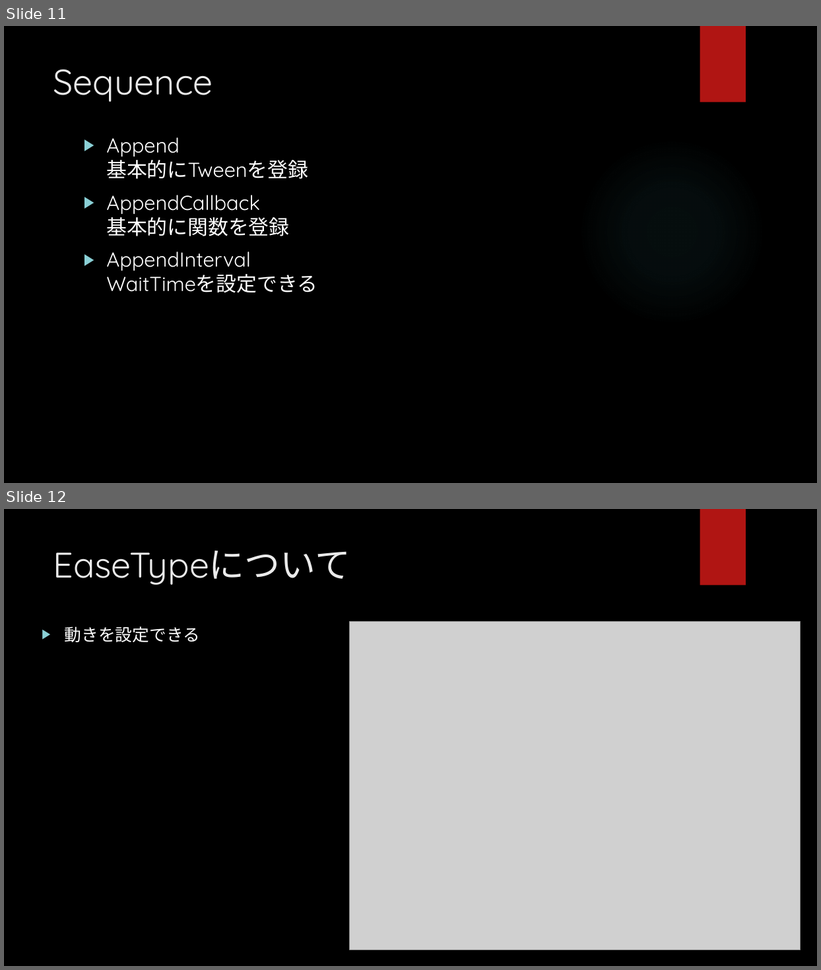
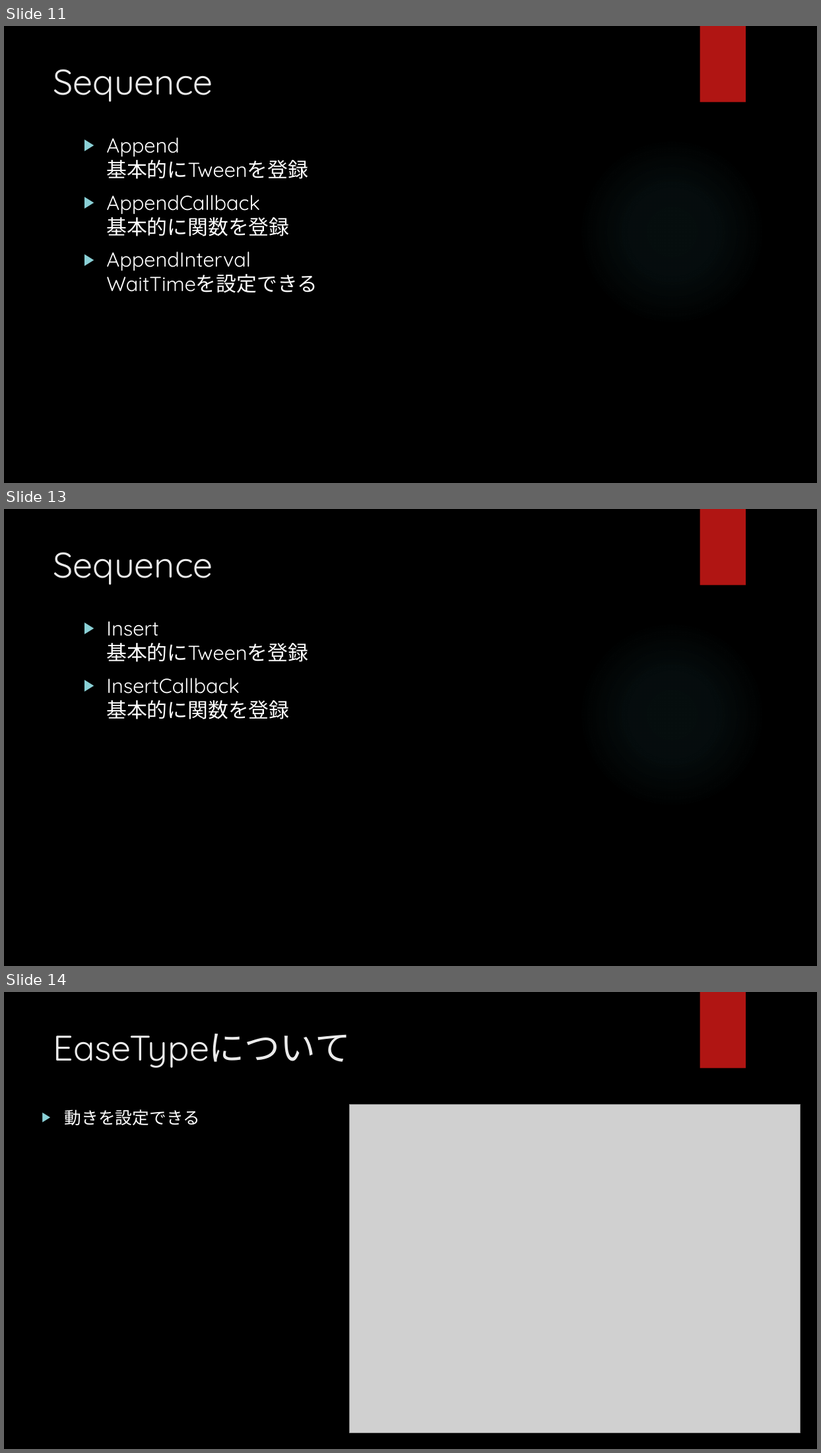
Before and after one commit to hopesnow/Study, a slide deck: RHStudy/Documents/プレゼンテーション1.pptx. Shown one above the other, each under a label of ours: slides 11 and 12 before the commit, slides 11, 13 and 14 after it; the slides between them are not shown. The pictures are 821x970 and 821x1453 pixels, drawn with LibreOffice and Linux fonts; fonts in the diff are those of the drawing; grey boxes stand for pictures; background and template pictures are left out. Boxes give left, top, right and bottom in pixels: in the first picture for what was removed or moved away, otherwise in the second. Text is boxed around its words. In the diff, an @@ line names an element or a change of style, - is before the commit and + after.

```diff
--- a/RHStudy/Documents/プレゼンテーション1.pptx
+++ b/RHStudy/Documents/プレゼンテーション1.pptx
@@ slide 13 added at bbox=[4, 509, 817, 966], background picture (left out); not listed: 2 template elements that a slide beside it also shows @@
@@ title added at bbox=[54, 552, 213, 585], 42 pt, text #EBEBEB @@
+Sequence
@@ text added at bbox=[106, 621, 308, 720], 24 pt, text #FFFFFF @@
+▶ Insert
+  基本的にTweenを登録
+▶ InsertCallback
+  基本的に関数を登録
@@ what was slide 12 is now slide 14 @@
```
Also in this commit, not shown: 2 other slides added, 1 slide removed, 3 other files.
